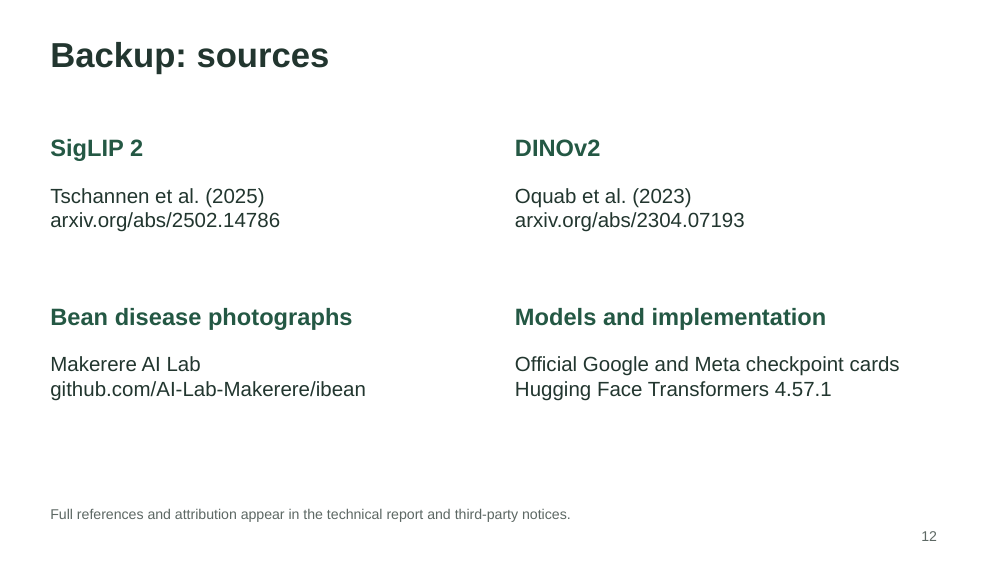
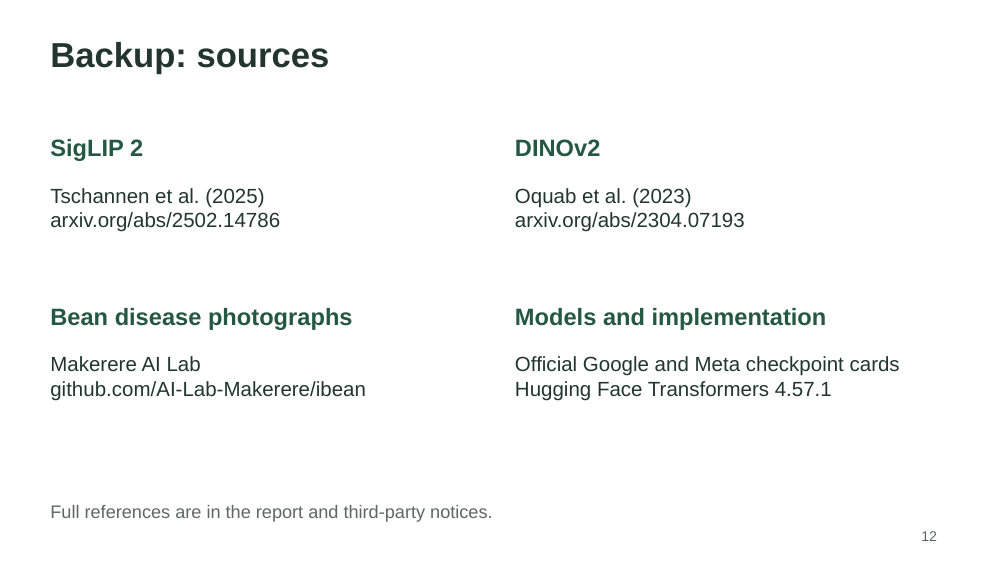
Before and after one commit to A1Prep/beans-vit-study-2026, a slide deck: slide 12 of report/presentation/bean_leaf_presentation.pptx. Drawn at 1008x567 pixels with LibreOffice and Linux fonts; fonts in the diff are those of the drawing. Boxes give left, top, right and bottom in pixels: in the first picture for what was removed or moved away, otherwise in the second. Text is boxed around its words. In the diff, an @@ line names an element or a change of style, - is before the commit and + after.

Commit message:
Refine report and five-minute slides with verified evidence

```diff
--- a/report/presentation/bean_leaf_presentation.pptx
+++ b/report/presentation/bean_leaf_presentation.pptx
@@ text at bbox=[50, 505, 492, 522]: text changed; size 13.5 to 17.2 pt @@
-Full references and attribution appear in the technical report and third-party notices.
+Full references are in the report and third-party notices.
```
Also in this commit, not shown: 10 other slides changed, 12 other files.
